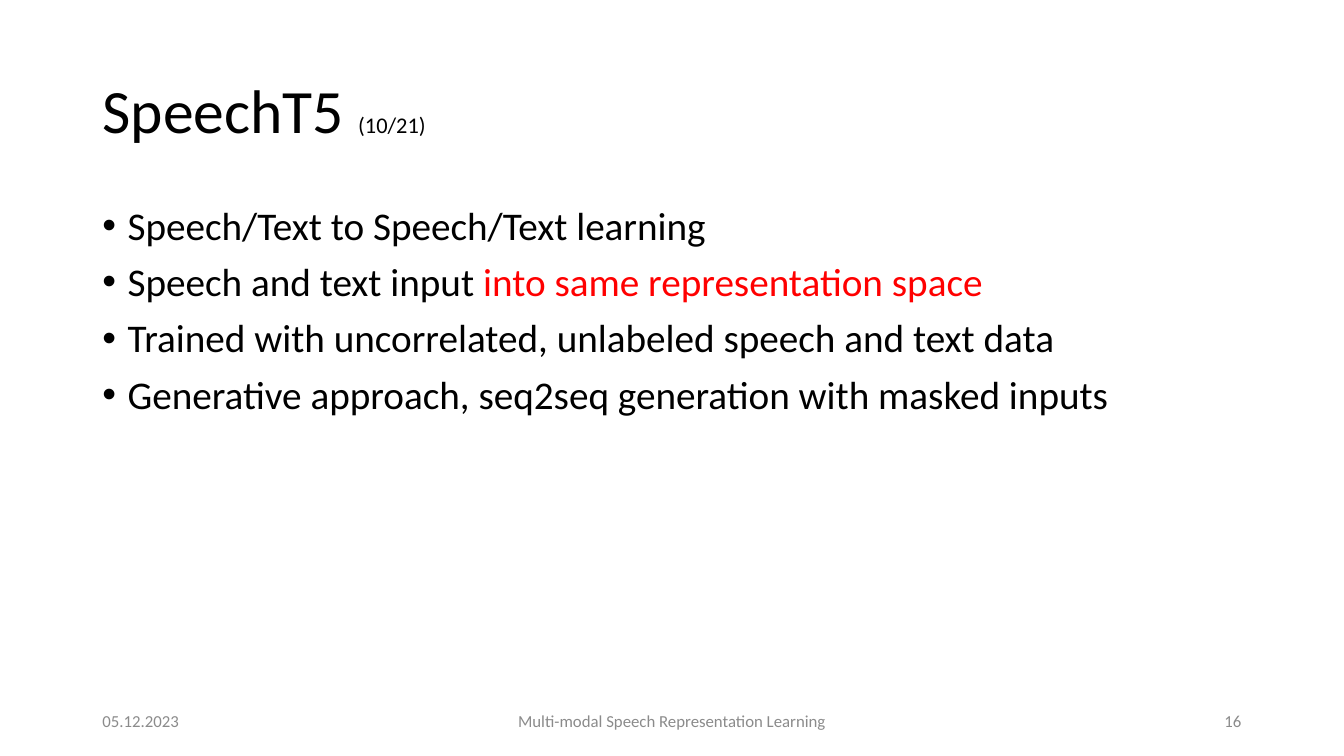
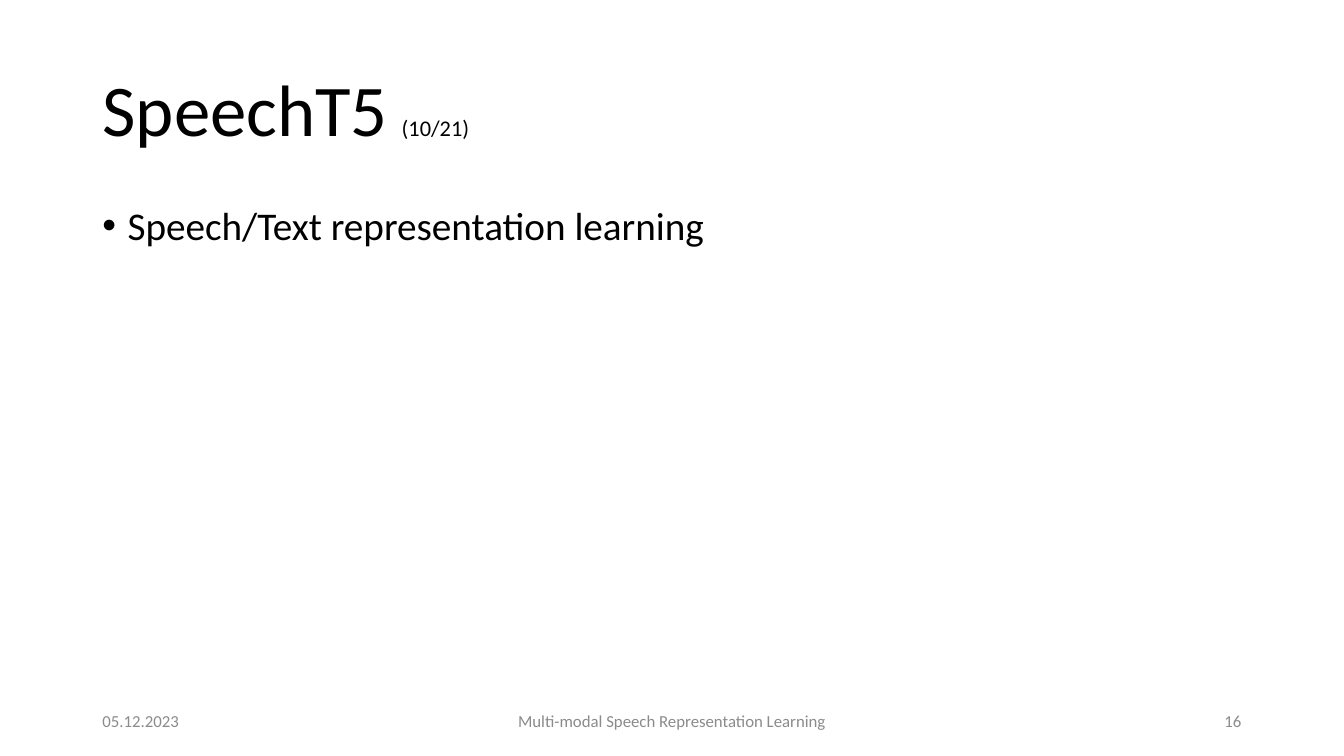
Before and after one commit to carlos-schmidt/nn-seminar, a slide deck: slide 16 of presentation.pptx. Drawn at 1344x756 pixels with LibreOffice and Linux fonts; fonts in the diff are those of the drawing. Boxes give left, top, right and bottom in pixels: in the first picture for what was removed or moved away, otherwise in the second. Text is boxed around its words. In the diff, an @@ line names an element or a change of style, - is before the commit and + after.

```diff
--- a/presentation.pptx
+++ b/presentation.pptx
@@ title "SpeechT5 (10/21)" at (x1=102, y1=85, x2=469, y2=148): size 44 to 52 pt in "SpeechT5" @@
@@ text at (x1=128, y1=212, x2=704, y2=247): text changed @@
-• Speech/Text to Speech/Text learning
-• Speech and text input into same representation space
-• Trained with uncorrelated, unlabeled speech and text data
-• Generative approach, seq2seq generation with masked inputs
+• Speech/Text representation learning
```
Also in this commit, not shown: 8 other slides changed, 4 slides added, 1 other file.
